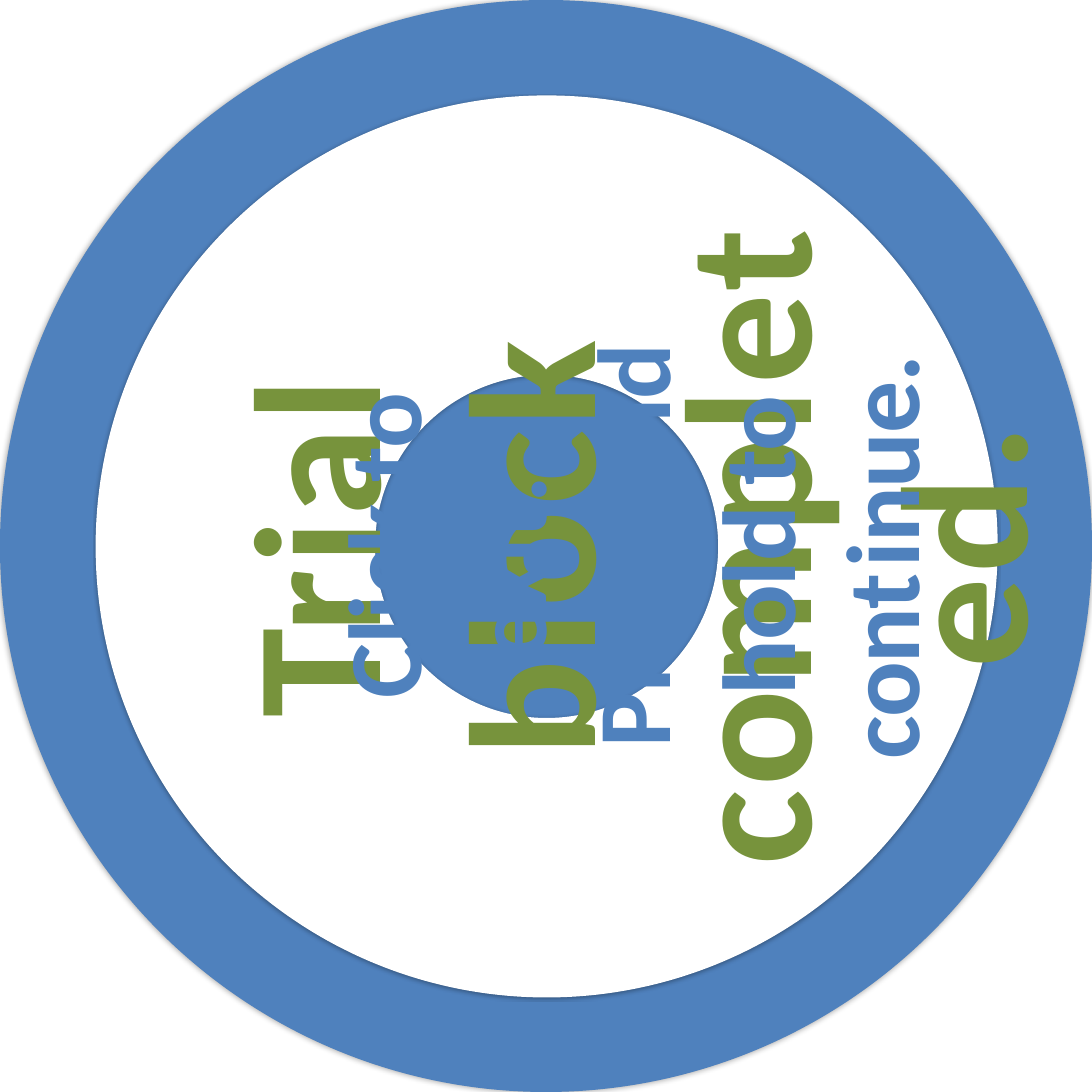
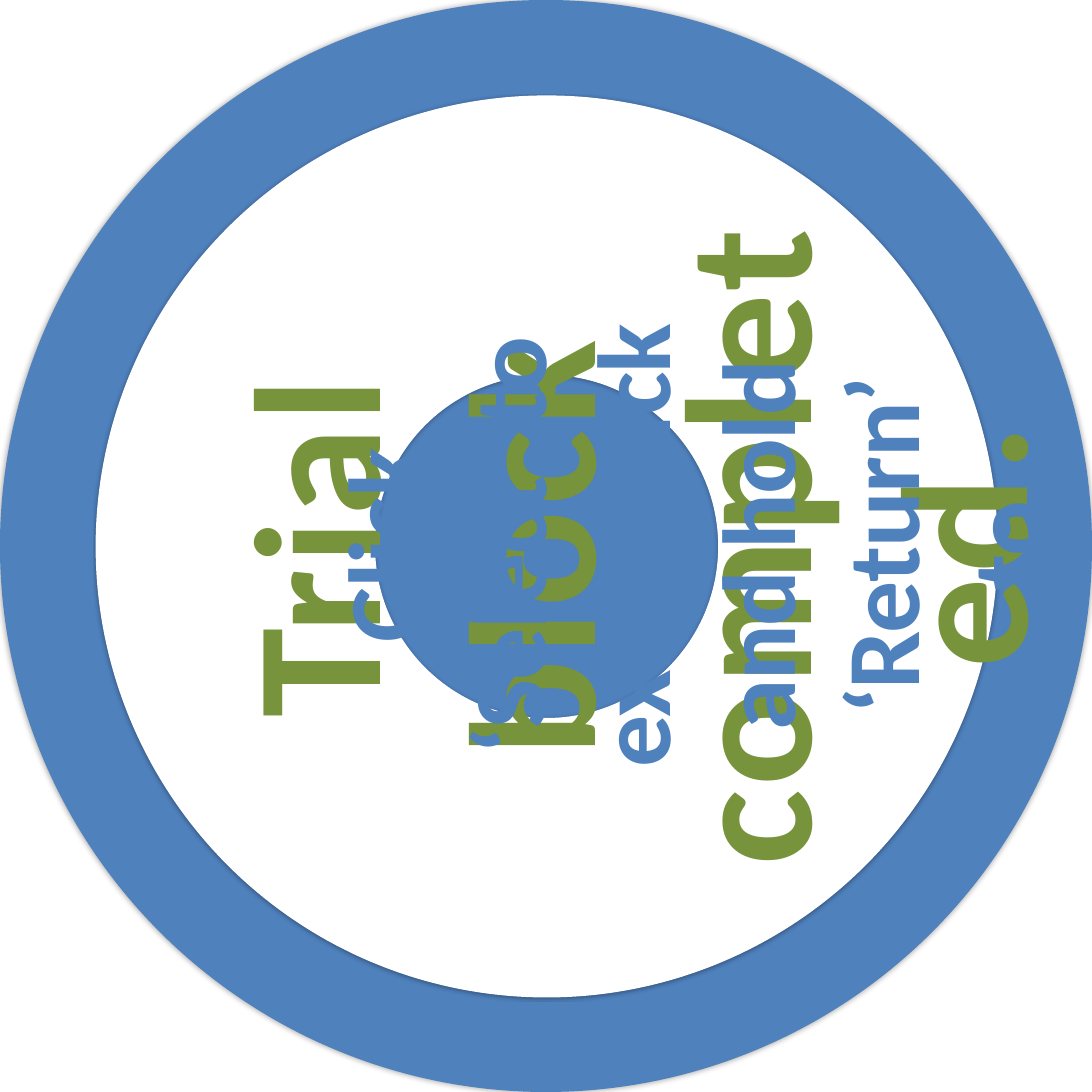
Before and after one commit to PsyPhy/GripGraspISS, a slide deck: slide 3 of Source Code/GraspBMPs/GraspCircularPrompts.pptx. Drawn at 1092x1092 pixels with LibreOffice and Linux fonts; fonts in the diff are those of the drawing. Boxes give left, top, right and bottom in pixels: in the first picture for what was removed or moved away, otherwise in the second. Text is boxed around its words. In the diff, an @@ line names an element or a change of style, - is before the commit and + after.

Commit message:
Holding 'Back' button on Remote causes multiple returns.
This has been implemented to allow the subject to pass directly from one
block of trials to the next without doffing the HMD.

```diff
--- a/Source Code/GraspBMPs/GraspCircularPrompts.pptx
+++ b/Source Code/GraspBMPs/GraspCircularPrompts.pptx
@@ text at bbox=[323, 343, 1073, 761]: text changed @@
-Click to exit. Press and hold to cont inue.
+Click ‘Select’ to exit. Click and hold ‘Return’ to continue.
```
Also in this commit, not shown: 5 other files.
